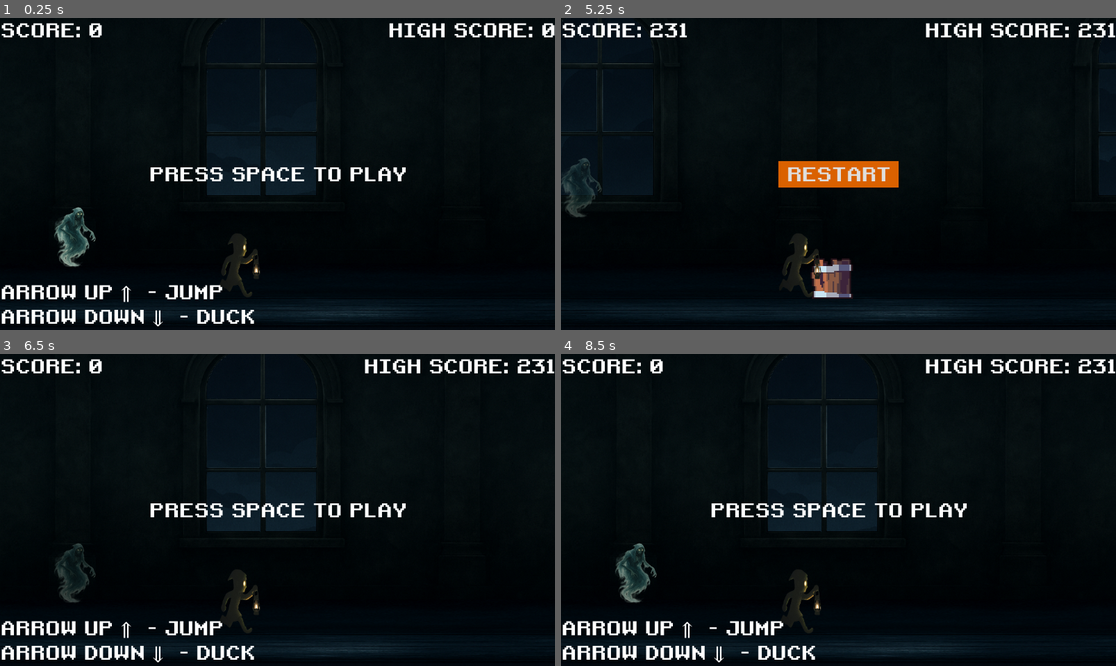
Above: before the commit, frames 1-4 (two rows, left to right).
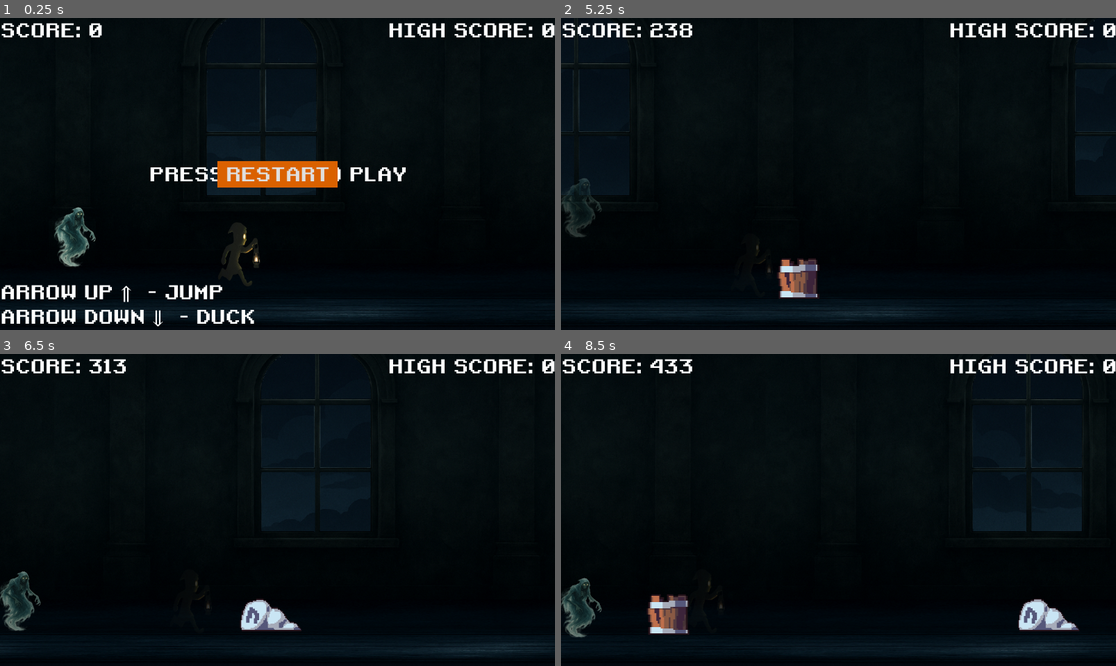
Above: after the commit, the same moments.

Repository: tiagolcxt/REMPTURE
Game: Godot game, scene res://scenes/main.tscn
The game is run twice, just before and just after one commit, with the same random seed, the same clock (stepped at 60 frames per second) and the same inputs.
Inputs (mouse positions are in pixels of both pictures, inside the frame that each line leads up to):
- Up to frame 1 (0.25 s): no input
- Up to frame 2 (5.25 s): click (838, 174) at 0.5 s, where only the run after the commit has a clickable "RESTART"; tap Space at 1.25 s; hold Up (ui_up) 1.28-2.78 s; tap Enter (ui_accept) at 1.52, 2.27, 3.77, 4.52 s; hold Down (ui_down) 2.78-3.53 s; hold Up (ui_up) 3.53-5.03 s; hold Down (ui_down) from 5.03 s (still down)
- Up to frame 3 (6.5 s): tap Enter (ui_accept) at 5.27 s; release Down (ui_down) at 5.75 s; click (277, 510) at 5.75 s, where only the run before the commit has a clickable "RESTART"
- Up to frame 4 (8.5 s): tap Space at 6.5 s; hold Up (ui_up) 6.53-7.28 s; hold Down (ui_down) 7.28-8 s; tap Enter (ui_accept) at 7.52 s; click (838, 510) at 8 s, where only the run before the commit has a clickable "RESTART"

The runs differ from the first frame. In frame 1, 2.3% of the frame differs, in the area x 39-61%, y 45-90%; in frame 2, 5.4%; in frame 3, 7.8%; in frame 4, 11%, in the area x 0-100%, y 0-99%.

Commit message:
gameOver modificado, colisao com obstaculos modificado

Diff:
--- a/scenes/ghost.tscn
+++ b/scenes/ghost.tscn
@@ -1,10 +1,12 @@
-[gd_scene load_steps=3 format=3 uid="uid://dkwbq2wxa1p0p"]
+[gd_scene load_steps=4 format=3 uid="uid://dkwbq2wxa1p0p"]
 
 [ext_resource type="Script" uid="uid://075dq7uqml72" path="res://scripts/ghost.gd" id="1_bbnym"]
 [ext_resource type="Texture2D" uid="uid://d1d7xltfwlsnh" path="res://assets/img/background/fantasma-Photoroom.png" id="1_l5lq6"]
 
+[sub_resource type="RectangleShape2D" id="RectangleShape2D_l5lq6"]
+size = Vector2(97, 141)
+
 [node name="Ghost" type="Node2D"]
-position = Vector2(-300, 0)
 script = ExtResource("1_bbnym")
 
 [node name="Sprite2D" type="Sprite2D" parent="."]
@@ -12,3 +14,11 @@
 texture = ExtResource("1_l5lq6")
 centered = false
 flip_h = true
+
+[node name="Area2D" type="Area2D" parent="."]
+
+[node name="CollisionShape2D" type="CollisionShape2D" parent="Area2D"]
+position = Vector2(54.5, 60.5)
+shape = SubResource("RectangleShape2D_l5lq6")
+
+[connection signal="body_entered" from="Area2D" to="." method="_on_area_2d_body_entered"]
--- a/scripts/character.gd
+++ b/scripts/character.gd
@@ -3,22 +3,23 @@
 const GRAVITY: int = 4200
 const JUMP_SPEED: int = -1600
 
-# Called every frame. 'delta' is the elapsed time since the previous frame.
+@export var knockback_distance := 100  # Quanto recua ao colidir
+@export var invulnerable_time := 1.5   # Tempo em segundos
+@export var blink_interval := 0.1      # Tempo entre piscadas
+
+var is_invulnerable := false
+var blink_timer := 0.0
+var invulnerable_timer := 0.0
+
 func _physics_process(delta):
 	velocity.y += GRAVITY * delta
 
 	if is_on_floor():
-		#if not get_parent().game_running:
-			#$CharacterAnimation.play("idle")
-		#else:
-			#$RunningCollision.disabled = false
 		if Input.is_action_pressed("ui_up"):
 			jump()
 		elif Input.is_action_pressed("ui_down"):
 			duck()
 
-				#$CharacterAnimation.play("run")
-		#$CharacterAnimation.play("jump")
 	move_and_slide()
 
 func jump():
@@ -26,5 +27,16 @@
 	$JumpSound.play()
 
 func duck():
-	#$CharacterAnimation.play("duck")
 	$RunningCollision.disabled = true
+	#$CharacterAnimation.play("duck")  # Descomente se tiver animação
+
+func _process(delta):
+	if is_invulnerable:
+		invulnerable_timer -= delta
+		blink_timer -= delta
+		if blink_timer <= 0:
+			$Sprite2D.modulate.a = 1.0 if $Sprite2D.modulate.a < 0.5 else 0.2  # Piscar
+			blink_timer = blink_interval
+		if invulnerable_timer <= 0:
+			$Sprite2D.modulate.a = 1.0
+			is_invulnerable = false
--- a/scripts/ghost.gd
+++ b/scripts/ghost.gd
@@ -3,6 +3,7 @@
 @onready var player = get_parent().get_node("Player")
 @onready var camera = get_parent().get_node("Camera2D")
 @onready var sprite: Sprite2D = $Sprite2D
+@onready var area: Area2D = $Area2D
 
 var wave_timer: float = 0.0
 var alpha_direction: int = 1
@@ -10,29 +11,34 @@
 
 func _ready():
 	position = Globals.GHOST_START_POSITION
+
+	if area.has_signal("body_entered"):
+		area.connect("body_entered", Callable(self, "_on_body_entered"))
+	else:
+		push_error("Area2D não tem sinal 'body_entered' ou não foi encontrada corretamente.")
+
 	set_process(true)
 
 func _process(delta):
 	if player == null or camera == null:
 		return
 
-	# ⚠️ Verifica se o jogo já começou
 	if not get_parent().game_running:
 		return
 
-	# 🎯 Posição alvo atrás da câmera (offset X constante)
+	# Posição alvo atrás da câmera (offset X constante)
 	var target_x = camera.position.x + Globals.GHOST_X_OFFSET
 
-	# 🧙‍♂️ Movimento senoidal no eixo Y
+	# Movimento senoidal no eixo Y
 	wave_timer += delta * Globals.GHOST_WAVE_FREQUENCY
 	var wave_y = sin(wave_timer) * Globals.GHOST_WAVE_AMPLITUDE
 	var target_y = player.position.y + Globals.GHOST_Y_OFFSET + wave_y
 
-	# 🌀 Interpolação suave da posição
+	# Interpolação suave da posição
 	position.x = lerp(position.x, target_x, delta * Globals.GHOST_FOLLOW_SPEED)
 	position.y = lerp(position.y, target_y, delta * Globals.GHOST_FOLLOW_SPEED)
 
-	# 👻 Alternar alpha (transparência) suavemente
+	# Alternar alpha (transparência) suavemente
 	current_alpha += Globals.GHOST_FADE_SPEED * delta * alpha_direction
 	if current_alpha >= Globals.GHOST_MAX_ALPHA:
 		current_alpha = Globals.GHOST_MAX_ALPHA
@@ -41,7 +47,12 @@
 		current_alpha = Globals.GHOST_MIN_ALPHA
 		alpha_direction = 1
 
-	# 🎨 Aplicar a transparência no sprite
+	# Aplicar a transparência no sprite
 	var color = sprite.modulate
 	color.a = current_alpha
 	sprite.modulate = color
+
+func _on_body_entered(body):
+	if body.name == "Player" or body is CharacterBody2D:
+		print("Player colidiu com o Ghost!")
+		get_parent().game_over()
--- a/scripts/main.gd
+++ b/scripts/main.gd
@@ -108,9 +108,21 @@
 	obstacles.spawned_obstacles.append(obstacle)
 
 func hit_obstacle(body):
+	if body.name == "Player" and not body.is_invulnerable:
+		$CharacterHurt.play()
+
+		# Recuo no eixo X
+		body.position.x -= body.knockback_distance
+
+		# Ativa modo invulnerável
+		body.is_invulnerable = true
+		body.invulnerable_timer = body.invulnerable_time
+		body.blink_timer = body.blink_interval
+
+func _on_ghost_body_entered(body):
 	if body.name == "Player":
-		$CharacterHurt.play()
 		game_over()
+
 
 func game_over():
 	update_high_score()
